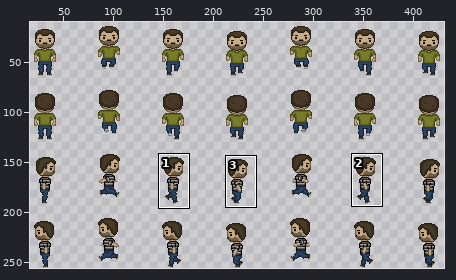
Edited in one commit: sprite sheet (build/assets/ibrahim.png). Above: a wide view before the commit, with the close-up outlined.
Close-up. Before:
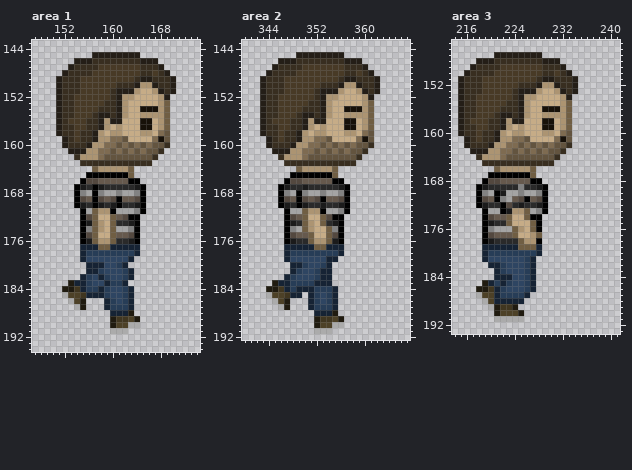
The file is 512x256 pixels. Colours within 5 levels of each other are drawn and written as one. Shown: area 1: x 147..174, y 143..194; area 2: x 340..367, y 143..192; area 3: x 214..241, y 145..193. The wide view leaves out empty margins. The commit also changed other parts of the picture, which this record leaves out.
Once edited:
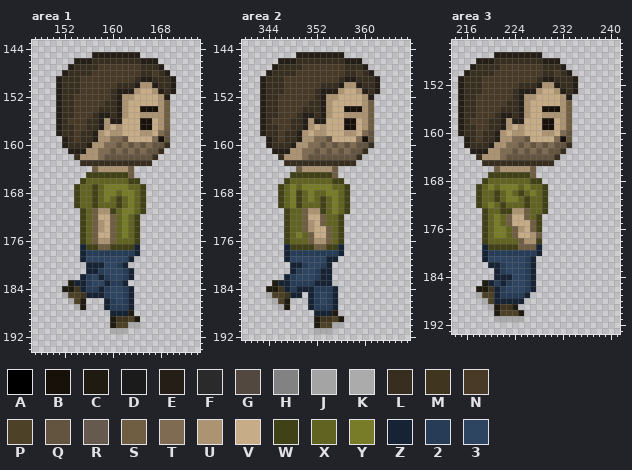
Palette (. is transparent): A #000000  B #171109  C #201b10  D #1b1b1b  E #241e17  F #2a2a2a  G #53483f  H #828282  J #a4a4a4  K #ababab  L #382e20  M #403620  N #483a26  P #4d4127  Q #63543f  R #66594d  S #705e43  T #7e6b51  U #ac9472  V #c6ac87  W #404116  X #616320  Y #787b28  Z #162334  2 #273d57  3 #2e4562
What changed:
Changed rows in their new state; - is an unchanged pixel.
Area 1:
first column x 154:
165 --WWWWWWW---
166 -WXXXXXXXWW-
167 WXXWXYYYYXXW
168 WXXWXYYXYYXW
169 WXXWXYXWXYXW
170 WXXWXXXWXYXW
171 -WX---WXYYXW
172 -WX----XYXW-
173 -WX----XYXW-
174 -WX----XYXW-
175 -WX----XYXW-
176 -WX----XXXW-
177 --WW--WWWW--
Area 2:
first column x 346:
165 --WWWWWWW---
166 -WXXXXXXXWW-
167 WXYXYYYYYXXW
168 WXYWXYXXYYXW
169 WXYWXYXWXYXW
170 WXYWXXXWXYXW
171 -WXX---WXYXW
172 -WXX----XXW-
173 -WXX----XXW-
174 -WXX-----XW-
175 -WXYX----XW-
176 -WXXX----XW-
177 --WWWW--WW--
Area 3:
first column x 218:
167 --WWWWWWW---
168 -WXXXXXXXWW-
169 WXYXYYYXYXXW
170 WXXWXYXWXYXW
171 WXXWXYYXWXXW
172 WXYXWXXXWXXW
173 -WXXWW---XXW
174 -WXYX----XW-
175 -WXYX-----W-
176 -WXYYX----W-
177 -WXYYX------
178 -WXXXXX---W-
179 --WWWWW-----
Where, in picture pixels (left, top, right, bottom), the same in both close-ups:
changed: (74, 172, 146, 250)
changed: (278, 172, 350, 250)
changed: (476, 172, 548, 250)
